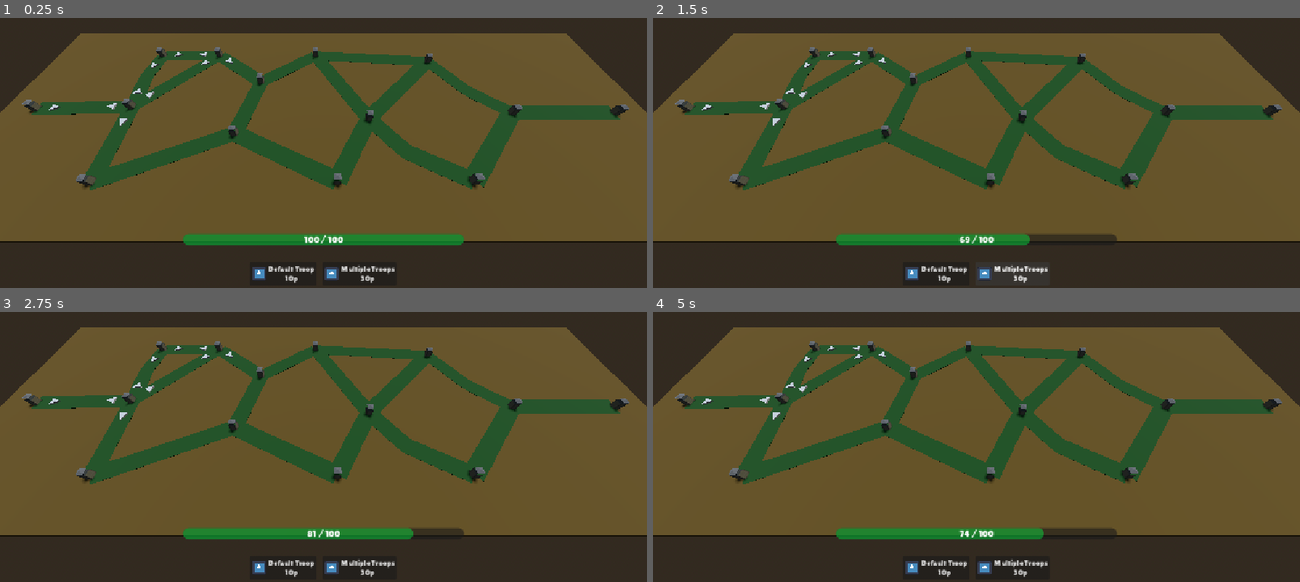
Above: before the commit, frames 1-4 (two rows, left to right).
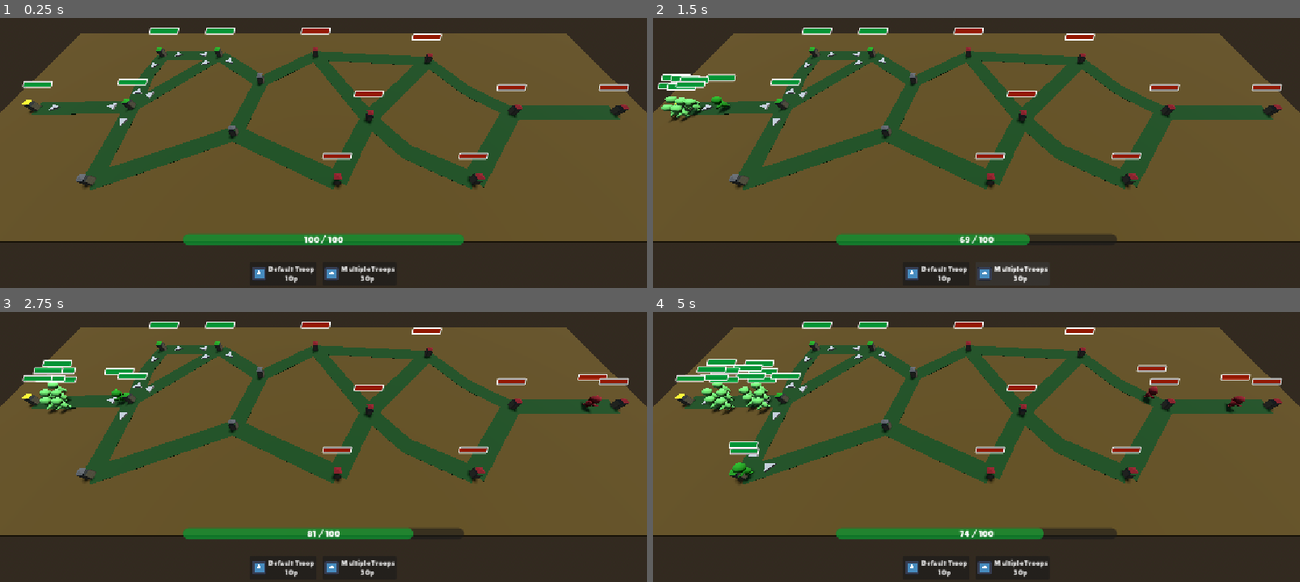
Above: after the commit, the same moments.

Repository: redd096/CrossCommunityGameJam2026
Game: Godot game, scene res://Scenes/game_scene_2.tscn
The game is run twice, just before and just after one commit, with the same random seed, the same clock (stepped at 60 frames per second) and the same inputs. The engine's default icon, where the game draws it, is replaced by a stand-in: a white triangle on a blue panel in a dark square.
Inputs (mouse positions are in pixels of both pictures, inside the frame that each line leads up to):
- Up to frame 1 (0.25 s): no input
- Up to frame 2 (1.5 s): click "Default Troop 10p" at 0.5 s; click "Multiple Troops 30p" at 1.25 s
- Up to frame 3 (2.75 s): move the mouse to (465, 382) at 2.02 s; hold Right (ui_right) from 2.03 s (still down); click (465, 382) at 2.17 s
- Up to frame 4 (5 s): move the mouse to (847, 417) at 2.77 s; release Right (ui_right) at 2.78 s; hold Down (ui_down) 2.78-3.53 s; tap Enter (ui_accept) at 3.02, 4.52 s; move the mouse to (1041, 320) at 3.52 s; hold Right (ui_right) 3.53-4.28 s; move the mouse to (944, 474) at 4.27 s; hold Up (ui_up) from 4.28 s (still down); click (944, 474) at 4.42 s

The runs differ from the first frame. In frame 1, 1.6% of the frame differs, in the area x 3-98%, y 3-60%; in frame 2, 2.4%; in frame 3, 2.7%; in frame 4, 4.0%, in the area x 3-98%, y 3-64%.
Error before the commit: Parse Error: Could not parse global class "UnitStateMachineComponent" from "res://Scripts/units/components/unit_state_machine_component.gd". (res://Scripts/uni…

Commit message:
fix after merge

Diff:
--- a/Scripts/units/components/unit_state_machine_component.gd
+++ b/Scripts/units/components/unit_state_machine_component.gd
@@ -43,4 +43,4 @@
             and ally.state_machine.current_map_path == null:
             return true
 
-	return false
+    return false
--- a/Scripts/units/orphan_unit.gd
+++ b/Scripts/units/orphan_unit.gd
@@ -19,7 +19,7 @@
 	global_position = current_map_node.global_position
 
 	if (state_machine):
-		state_machine.setup(map_node, Vector2.ZERO)
+		state_machine.setup(troop_resource, map_node, Vector2.ZERO)
 
 ## Called when an enemy attacks this unit. Extended from MovableOrphanUnit [br]
 func receive_attack(attacker_faction: UnitUtilities.ECharacterFaction, damage : float) -> void:
--- a/Scripts/units/tower/tower_state_machine_component.gd
+++ b/Scripts/units/tower/tower_state_machine_component.gd
@@ -12,7 +12,7 @@
 
 var enemy_faction: UnitUtilities.ECharacterFaction
 
-func setup(map_node: MapNode, slot: Vector2) -> void:
+func setup(_troop: TroopResource, map_node: MapNode, slot: Vector2) -> void:
 	health_component.init(unit)
 
 	if (unit.faction == UnitUtilities.ECharacterFaction.ENEMY):
